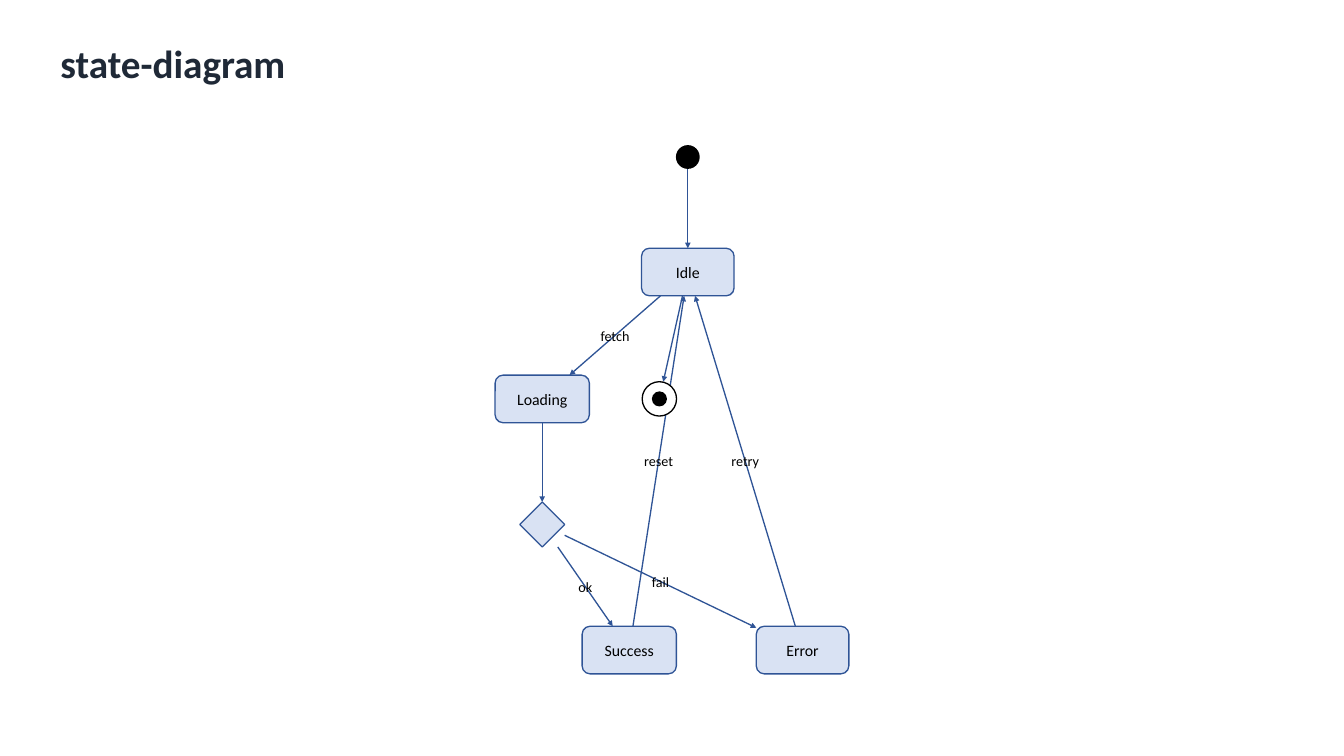
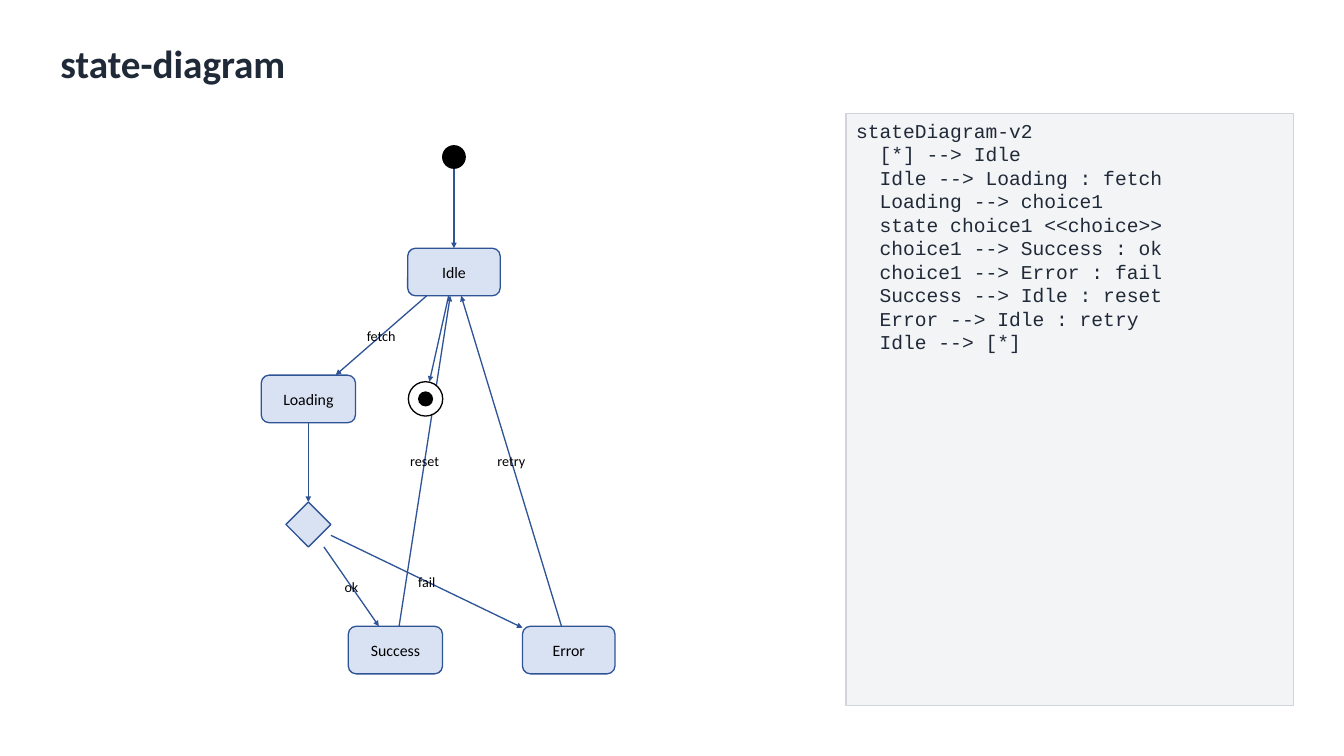
Before and after one commit to nicolasbridelance/md2nativedocx, a slide deck: slide 51 of test-corpus/word-verification/all-types-deck.pptx. Drawn at 1344x756 pixels with LibreOffice and Linux fonts; fonts in the diff are those of the drawing. Boxes give left, top, right and bottom in pixels: in the first picture for what was removed or moved away, otherwise in the second. Text is boxed around its words. In the diff, an @@ line names an element or a change of style, - is before the commit and + after.

```diff
--- a/test-corpus/word-verification/all-types-deck.pptx
+++ b/test-corpus/word-verification/all-types-deck.pptx
@@ rectangle added at box(846, 113, 1294, 706), fill #F3F4F6, outline #D1D5DB 0.75 pt, 14 pt, text #1F2937 @@
+stateDiagram-v2
+[*] --> Idle
+Idle --> Loading : fetch
+Loading --> choice1
+state choice1 <<choice>>
+choice1 --> Success : ok
+choice1 --> Error : fail
+Success --> Idle : reset
+Error --> Idle : retry
+Idle --> [*]
@@ 9 texts, 8 arrows, 4 rounded rectangles, 3 ellipses, 1 diamond: place and size @@
-9 texts, 8 arrows, 4 rounded rectangles, 3 ellipses, 1 diamond at box(495, 145, 849, 674)
+9 texts, 8 arrows, 4 rounded rectangles, 3 ellipses, 1 diamond at box(261, 145, 615, 674)
```
Also in this commit, not shown: 61 other slides changed, 42 other files.
